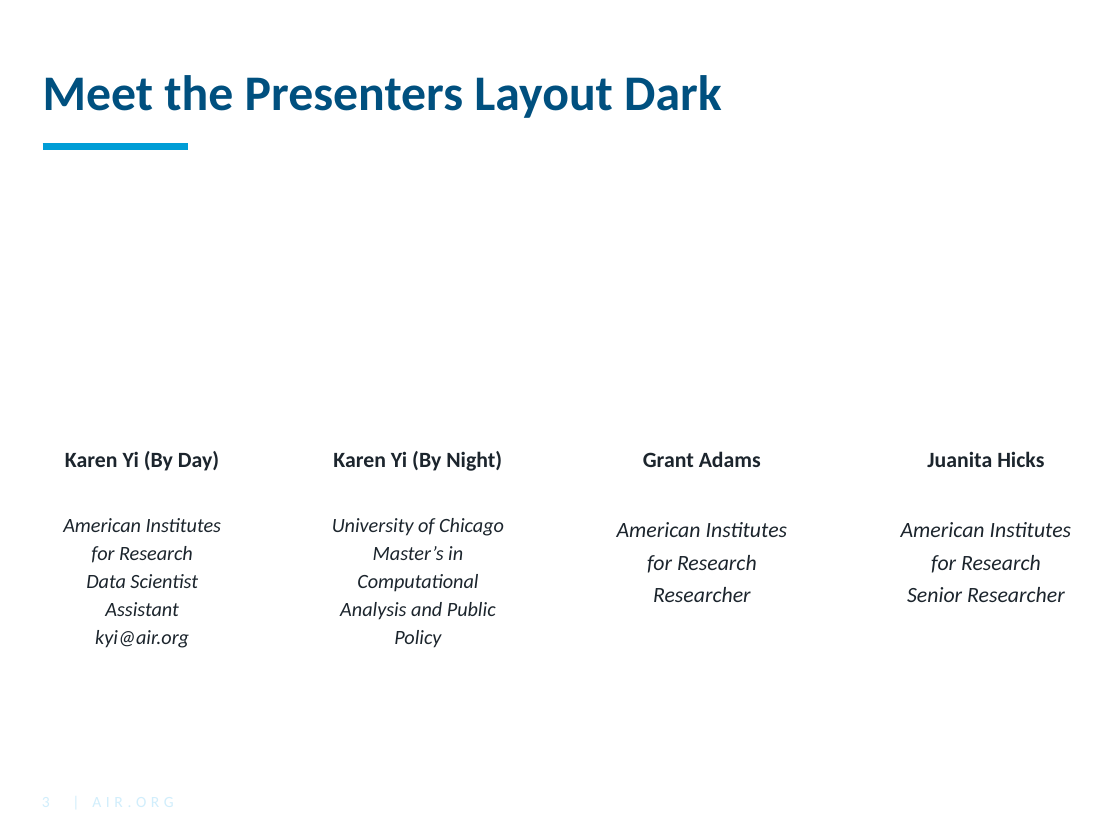
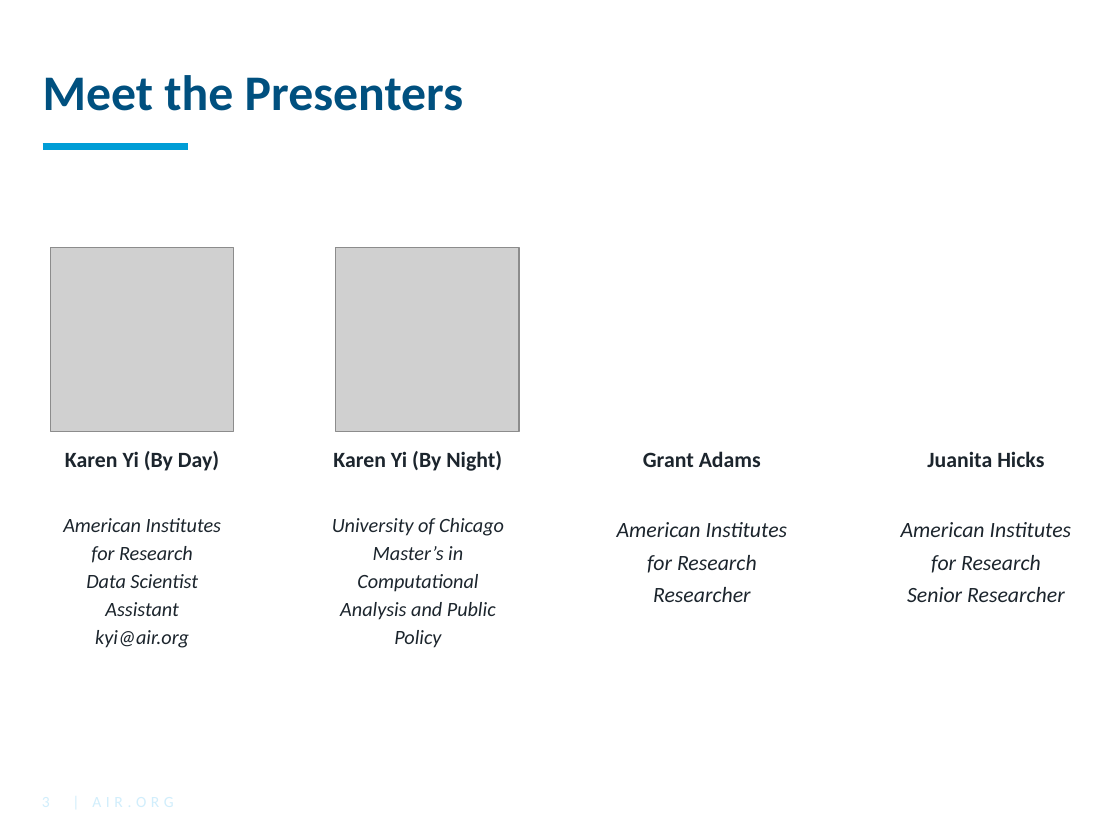
Before and after one commit to American-Institutes-for-Research/dsaa-ncme-2024, a slide deck: slide 3 of NCME.pptx. Drawn at 1120x840 pixels with LibreOffice and Linux fonts; fonts in the diff are those of the drawing; grey boxes stand for pictures; background and template pictures are left out. Boxes give left, top, right and bottom in pixels: in the first picture for what was removed or moved away, otherwise in the second. Text is boxed around its words. In the diff, an @@ line names an element or a change of style, - is before the commit and + after.

```diff
--- a/NCME.pptx
+++ b/NCME.pptx
@@ title at (43, 75, 464, 111): text changed @@
-Meet the Presenters Layout Dark
+Meet the Presenters
@@ picture added at (50, 248, 234, 431) @@
@@ picture added at (336, 248, 520, 431) @@
```
Also in this commit, not shown: 5 other slides changed.
